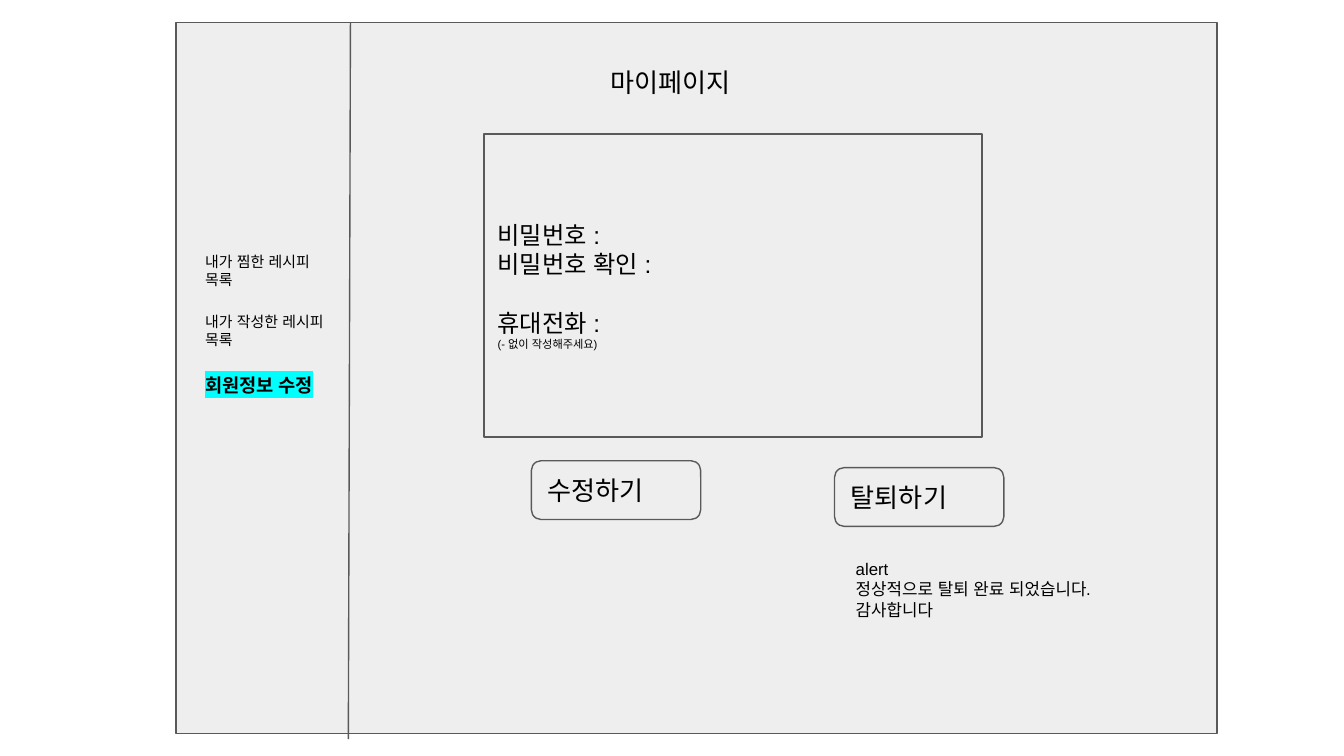
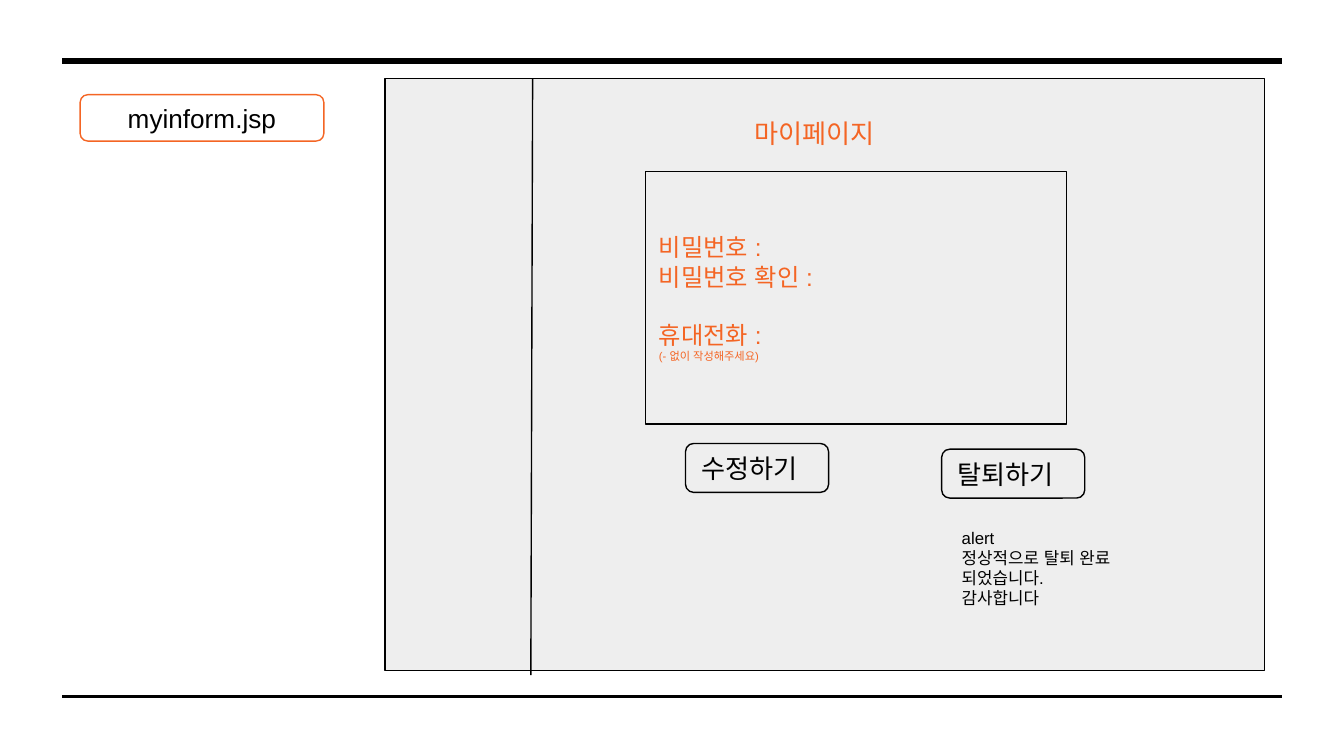
Before and after one commit to Pang-Ho/TIL, a slide deck: slide 36 of 팀프로젝트/파이널 프로젝트_3조_발표용.pptx (slide 33 before the commit). Drawn at 1344x756 pixels with LibreOffice and Linux fonts; fonts in the diff are those of the drawing. Boxes give left, top, right and bottom in pixels: in the first picture for what was removed or moved away, otherwise in the second. Text is boxed around its words. In the diff, an @@ line names an element or a change of style, - is before the commit and + after.

```diff
--- a/팀프로젝트/파이널 프로젝트_3조_발표용.pptx
+++ b/팀프로젝트/파이널 프로젝트_3조_발표용.pptx
@@ line removed from (351, 23) to (348, 739) @@
@@ line moved from (364, 60) - (1282, 60) to (63, 60) - (1282, 60) @@
@@ line (63, 60) - (1282, 60): stroke #FFFFFF 3 pt to #000000 3 pt @@
@@ line removed from (63, 60) to (90, 60) @@
@@ outline #595959 0.75 pt to #000000 0.75 pt in 3 elements at [942,449,1085,497], [685,444,828,492], [386,79,1266,671] @@
@@ rectangle: place and size @@
-rectangle at [176,23,1218,734]
+rectangle at [386,79,1266,671]
@@ line added from (532, 79) to (531, 675), #000000 0.75 pt @@
@@ rounded rectangle added at [81,94,324,141], outline #F46524 0.75 pt, 14 pt, text #000000 @@
+myinform.jsp
@@ text "마이페이지": place and size @@
-text "마이페이지" at [611,70,731,94]
+text "마이페이지" at [754,121,874,145]
@@ text "마이페이지" at [754,121,874,145]: text colour #000000 to #F46524 @@
@@ rectangle "비밀번호 :": place and size @@
-rectangle "비밀번호 :" at [484,134,981,438]
+rectangle "비밀번호 :" at [645,172,1066,425]
@@ rectangle "비밀번호 :" at [645,172,1066,425]: text colour #000000 to #F46524; outline #595959 0.75 pt to #000000 0.75 pt @@
@@ text removed at [205,254,310,286] @@
-내가 찜한 레시피 목록
@@ text removed at [205,314,323,346] @@
-내가 작성한 레시피 목록
@@ text removed at [205,376,313,394] @@
-회원정보 수정
@@ rounded rectangle "수정하기": place and size @@
-rounded rectangle "수정하기" at [531,461,700,520]
+rounded rectangle "수정하기" at [685,444,828,492]
@@ rounded rectangle "탈퇴하기": place and size @@
-rounded rectangle "탈퇴하기" at [835,468,1004,527]
+rounded rectangle "탈퇴하기" at [942,449,1085,497]
@@ text "alert" rewrapped from [856,563,1091,618] to [962,532,1110,606] @@
@@ line moved from (364, 696) - (1282, 696) to (63, 696) - (1282, 696) @@
@@ line (63, 696) - (1282, 696): stroke #FFFFFF 1.5 pt to #000000 1.5 pt @@
```
Also in this commit, not shown: 17 other slides changed, 19 slides added, 9 slides removed.
